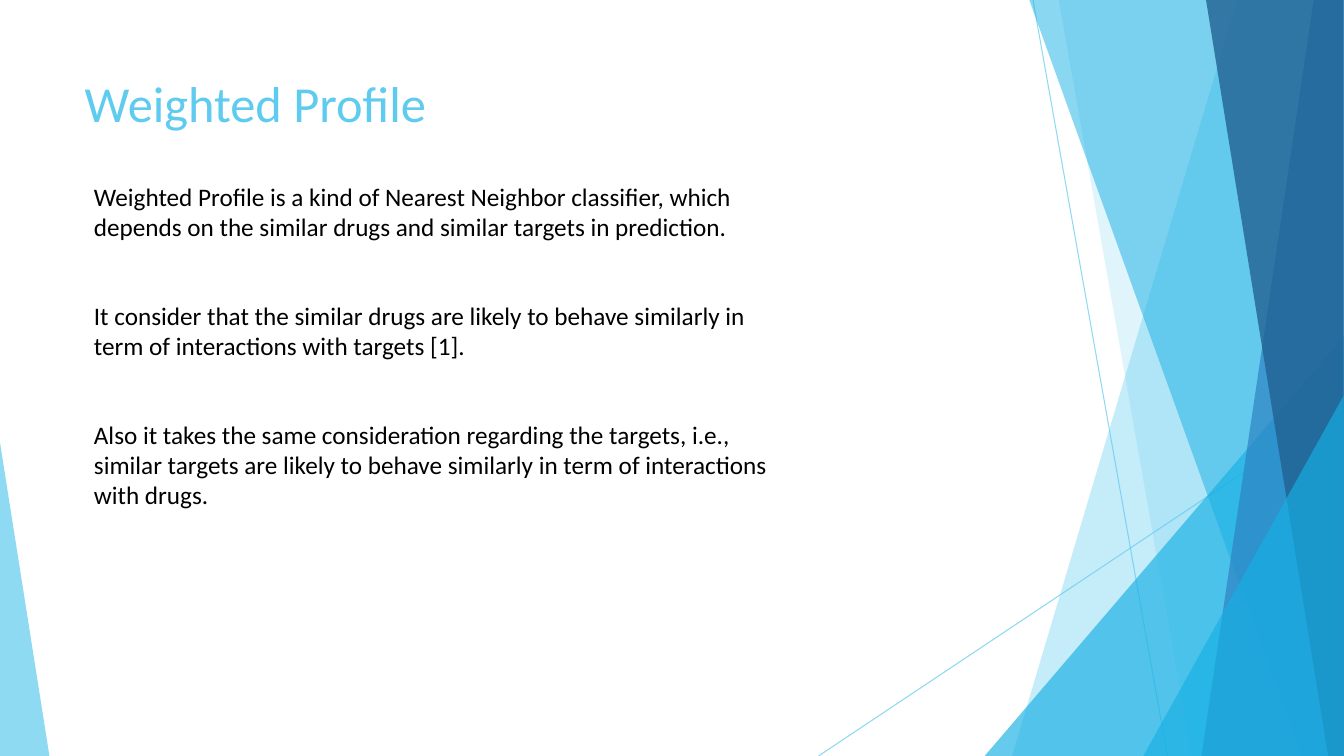
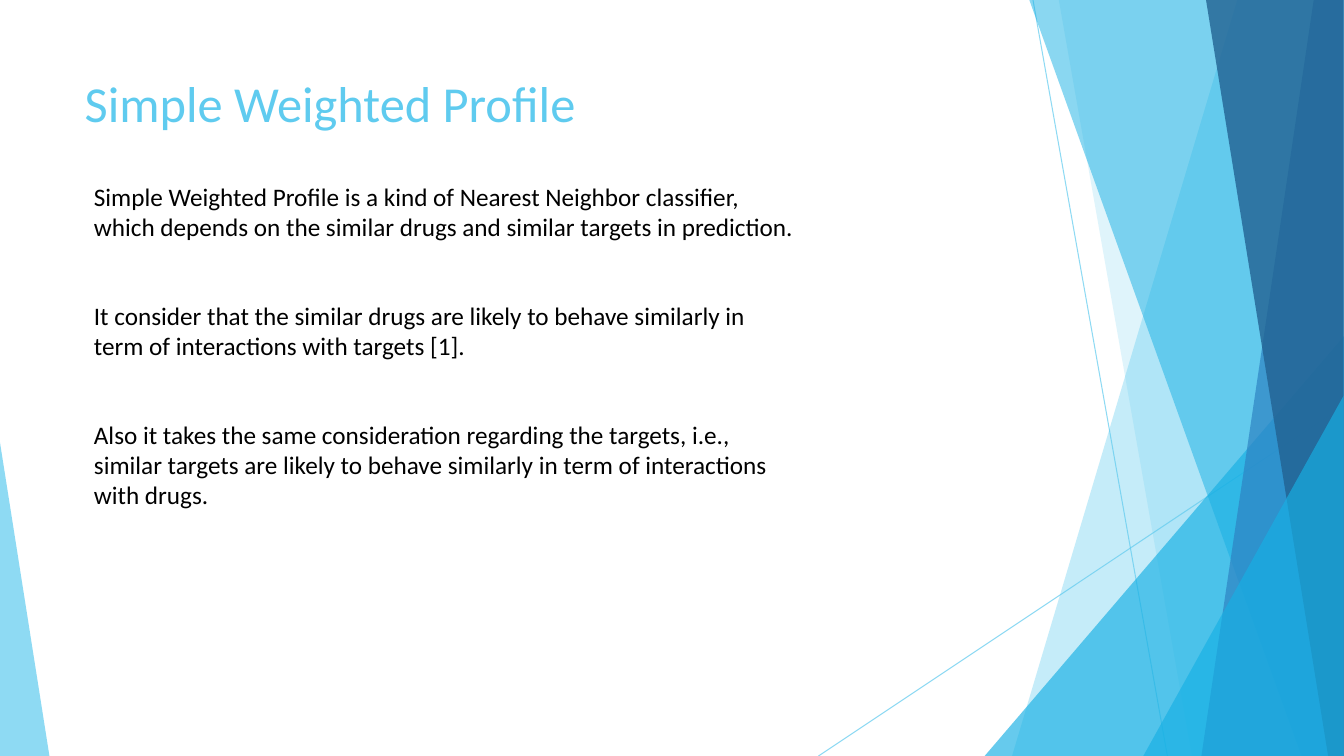
Before and after one commit to AbdullahAlZoabi/Drug-Target-Interaction-Prediction, a slide deck: slide 9 of Presentation/Drug-Target Interaction Prediction.pptx. Drawn at 1344x756 pixels with LibreOffice and Linux fonts; fonts in the diff are those of the drawing. Boxes give left, top, right and bottom in pixels: in the first picture for what was removed or moved away, otherwise in the second. Text is boxed around its words. In the diff, an @@ line names an element or a change of style, - is before the commit and + after.

```diff
--- a/Presentation/Drug-Target Interaction Prediction.pptx
+++ b/Presentation/Drug-Target Interaction Prediction.pptx
@@ title at <box>85,87,576,131</box>: text changed @@
-Weighted Profile
+Simple Weighted Profile
@@ text at <box>94,188,793,241</box>: text changed @@
-Weighted Profile is a kind of Nearest Neighbor classifier, which depends on the similar drugs and similar targets in prediction.
+Simple Weighted Profile is a kind of Nearest Neighbor classifier, which depends on the similar drugs and similar targets in prediction.
```
Also in this commit, not shown: 5 other slides changed.
